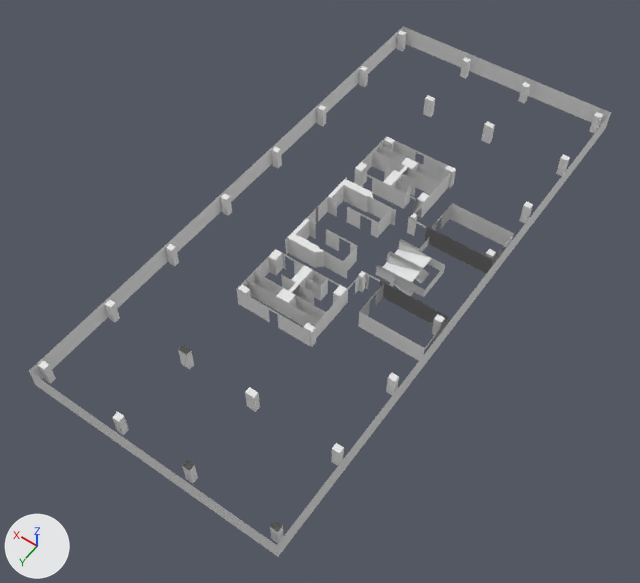
What one commit did to the Blender file models/tablas2-P2.blend.
One viewpoint serves both versions: a camera (50 mm lens) standing at (-8.01, 10.53, 14.47) and looking at (-1.17, 0.95, -0.58). Arrows for +X, +Y and +Z are at lower left; the lights stay in place.

Names of what the first picture shows: 'Columna', 'Columna.002', 'Columna.007', 'Columna.017', 'Escaleras', 'Escalones', 'Habitaciones', 'Pared Exterior'.
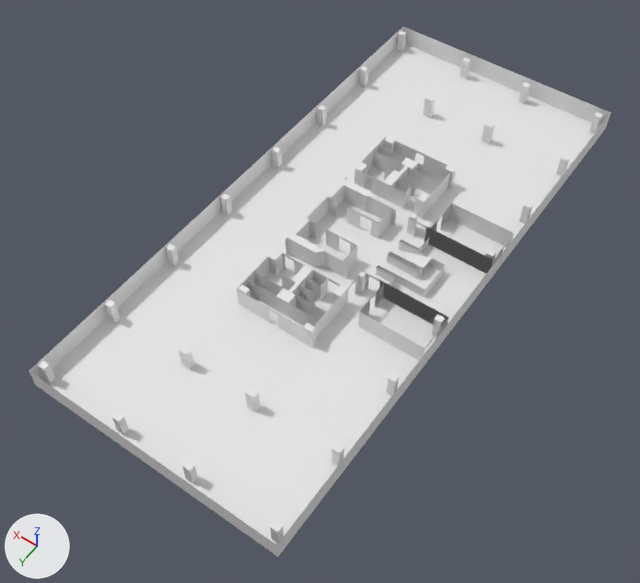
ob_plane is not drawn itself; it is used by a modifier of ob_escalones, ob_escaleras, ob_habitaciones.

What changed in the scene script:
```text
Change me_cube_068:
    used by ob_escalones; location = (-3.09, 1.6, 0.5); scale = (0.25, 0.25, 0.25)
    remove me_cube_068.from_pydata(...)  # 8 vertices, 6 faces; spans x 3.605..3.835, y -6.918..-5.603, z -2.08..-2.0
    add me_cube_068.from_pydata(...)  # 208 vertices, 156 faces; spans x 0.62..3.835, y -8.759..-5.603, z -3.04..-0.96
    me_cube_068 part 1: the whole mesh is rebuilt
Change me_cube_062:
    used by ob_habitaciones; location = (-3.09, 1.6, 0.5); scale = (0.25, 0.25, 0.25)
    remove me_cube_062.from_pydata(...)  # 466 vertices, 96 faces, 3 loose edges; spans x -3.9..11.3, y -7.4..3.8, z -2.0..0.0
    add me_cube_062.from_pydata(...)  # 344 vertices, 162 faces, 4 loose edges; spans x -3.9..11.3, y -18.2..3.8, z -2.0..0.0
    me_cube_062 part 2: a new loose piece of 124 vertices spanning x -3.9..11.3, y -18.2..-10.8, z -2.0..0.0
    me_cube_062 part 3: 2 vertices moved from x 11.3, y -7.0, z -2.0..0.0 to x 11.3, y -6.9, z -2.0..0.0; 8 vertices removed from x 6.0..7.8, y -5.6, z -2.0..0.0; 42 vertices added at x 5.6..11.3, y -14.0..-8.4, z -2.0..0.0
Change ob_suelo:
    remove ob_suelo.hide_viewport = True
Remove ob_plane:
    ob_plane = bpy.data.objects.new('Plane', me_plane)
    ob_plane.location = (-1.353, -0.199, 0.0)
    ob_plane.scale = (5.11, 0.475, 1.0)
    _m = ob_plane.modifiers.new('Mirror', 'MIRROR')
    ob_plane.hide_viewport = True
Change ob_escalones:
    remove _m = ob_escalones.modifiers.new('Mirror', 'MIRROR')
    remove _m.use_axis = (False, True, False)
    remove _m.mirror_object = ob_plane
    remove _m = ob_escalones.modifiers.new('Array', 'ARRAY')
    remove _m.count = 14
    remove _m.constant_offset_displace = (0.0, 0.0, 0.0)
    remove _m.relative_offset_displace = (-1.0, 0.0, 1.0)
    remove _m = ob_escalones.modifiers.new('Mirror.001', 'MIRROR')
    remove _m.use_axis = (False, False, True)
    remove _m.mirror_object = ob_plane
Change ob_escaleras:
    remove _m = ob_escaleras.modifiers.new('Mirror', 'MIRROR')
    remove _m.use_axis = (False, True, False)
    remove _m.mirror_object = ob_plane
Change ob_habitaciones:
    remove _m = ob_habitaciones.modifiers.new('Mirror', 'MIRROR')
    remove _m.use_axis = (False, True, False)
    remove _m.mirror_object = ob_plane
Remove ob_columna_017:
    ob_columna_017 = bpy.data.objects.new('Columna.017', me_cube_050)
    ob_columna_017.location = (-3.95, 0.83, 0.26)
    ob_columna_017.scale = (0.065, 0.065, 0.25)
Remove ob_columna_007:
    ob_columna_007 = bpy.data.objects.new('Columna.007', me_cube_040)
    ob_columna_007.location = (-0.38, 4.3, 0.26)
    ob_columna_007.scale = (0.065, 0.065, 0.25)
Remove ob_columna_002:
    ob_columna_002 = bpy.data.objects.new('Columna.002', me_cube_035)
    ob_columna_002.location = (-2.04, 6.07, 0.26)
    ob_columna_002.scale = (0.065, 0.065, 0.25)
Change ob_columna:
    ob_columna: bpy.data.objects.new('Columna', me_cube_033) -> bpy.data.objects.new('Columna', me_cube_050)
```

Location of each change, [x1, y1, x2, y2] in pixels of the pictures (640 x 583 px):
'Suelo', shown
    after: [42, 44, 600, 545]
'Columna.017', deleted
    before: [38, 31, 603, 543]
'Columna.002', deleted
    before: [183, 460, 198, 483]
'Columna.007', deleted
    before: [181, 347, 194, 369]
part 1 of me_cube_068, built on
    before: [383, 249, 432, 296]
    after: [395, 249, 432, 268]
part 2 of me_cube_062, added
    after: [354, 136, 514, 274]
part 3 of me_cube_062, built on
    after: [309, 177, 396, 238]
